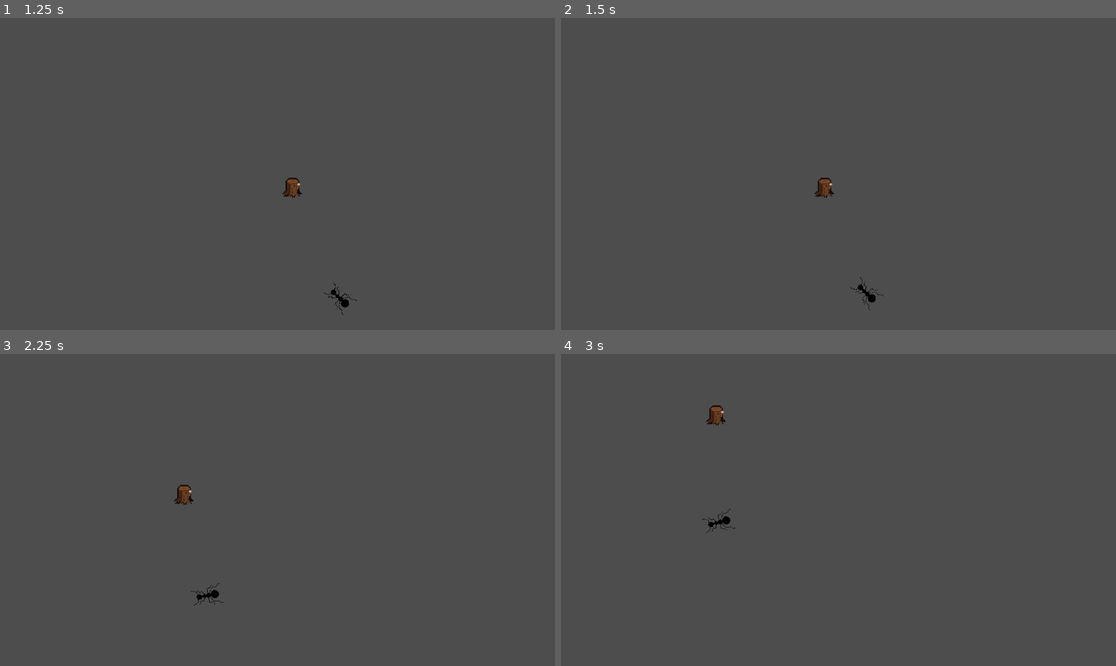
Above: before the commit, frames 1-4 (two rows, left to right).
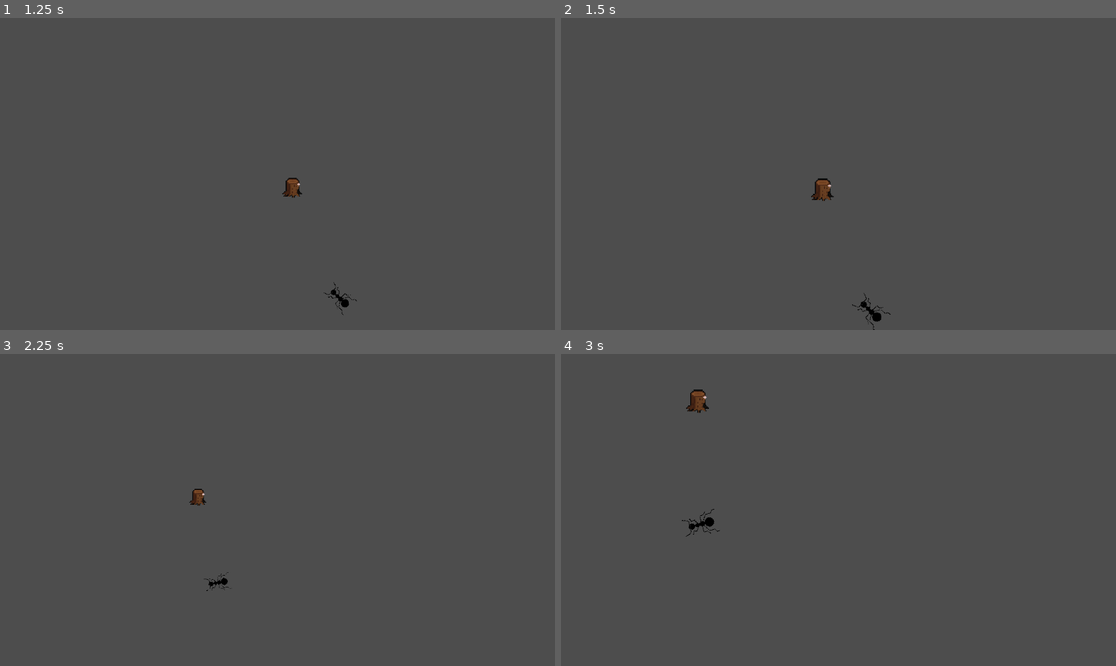
Above: after the commit, the same moments.

Repository: lotuscramoisi/Croumis
Game: Godot game, scene res://scene/main_menu.tscn
The game is run twice, just before and just after one commit, with the same random seed, the same clock (stepped at 60 frames per second) and the same inputs.
Inputs (mouse positions are in pixels of both pictures, inside the frame that each line leads up to):
- Up to frame 1 (1.25 s): click "Start Game" at 0.5 s
- Up to frame 2 (1.5 s): tap Enter at 1.25 s; move the mouse to (960, 158) at 1.27 s; hold D (input_right) from 1.28 s (still down); tap Mouse wheel down (input_scroll_down, bound only after the c… at 1.35 s
- Up to frame 3 (2.25 s): tap Mouse wheel up (input_scroll_up, bound only after the commi… at 1.55, 2.1 s; move the mouse to (166, 525) at 2.02 s; release D (input_right) at 2.03 s; hold S (input_down) from 2.03 s (still down)
- Up to frame 4 (3 s): tap Mouse wheel down (input_scroll_down, bound only after the c… at 2.3, 2.85 s; move the mouse to (894, 441) at 2.77 s; release S (input_down) at 2.78 s; hold D (input_right) from 2.78 s (still down)

Frame 1 is identical in both runs. In frame 2, 0.4% of the frame differs, in the area x 45-60%, y 51-100%; in frame 3, 0.4%; in frame 4, 0.5%, in the area x 21-32%, y 11-59%.

Commit message:
camera zoom

Diff:
--- a/code/character_body_2d.gd
+++ b/code/character_body_2d.gd
@@ -3,6 +3,11 @@
 
 const SPEED = 300.0
 
+var zoom_minimum  = Vector2(.500001, .500001)
+var zoom_maximum  = Vector2(4.5000001, 4.5000001)
+var zoom_speed = Vector2(.1500001, .1500001)
+
+@onready var camera = $Camera2D
 
 func _physics_process(delta: float) -> void:
 
@@ -23,3 +28,13 @@
 		velocity.y = move_toward(velocity.x, 0, SPEED)
 
 	move_and_slide()
+
+func _process(delta: float) -> void:
+	if Input.is_action_just_pressed("input_scroll_down"):
+		if camera.zoom < zoom_maximum:
+					camera.zoom += zoom_speed
+					pass
+	elif Input.is_action_just_pressed("input_scroll_up"):
+		if camera.zoom > zoom_minimum:
+					camera.zoom -= zoom_speed
+					pass
--- a/project.godot
+++ b/project.godot
@@ -41,6 +41,16 @@
 "events": [Object(InputEventKey,"resource_local_to_scene":false,"resource_name":"","device":0,"window_id":0,"alt_presse …(189 unchanged characters)…
 ]
 }
+input_scroll_up={
+"deadzone": 0.5,
+"events": [Object(InputEventMouseButton,"resource_local_to_scene":false,"resource_name":"","device":-1,"window_id":0,"alt_pressed":false,"shift_pressed":false,"ctrl_pressed":false,"meta_pressed":false,"button_mask":0,"position":Vector2(0, 0),"global_position":Vector2(0, 0),"factor":1.0,"button_index":4,"canceled":false,"pressed":false,"double_click":false,"script":null)
+]
+}
+input_scroll_down={
+"deadzone": 0.5,
+"events": [Object(InputEventMouseButton,"resource_local_to_scene":false,"resource_name":"","device":-1,"window_id":0,"alt_pressed":false,"shift_pressed":false,"ctrl_pressed":false,"meta_pressed":false,"button_mask":0,"position":Vector2(0, 0),"global_position":Vector2(0, 0),"factor":1.0,"button_index":5,"canceled":false,"pressed":false,"double_click":false,"script":null)
+]
+}
 
 [rendering]
 
--- a/scene/main_menu.tscn
+++ b/scene/main_menu.tscn
@@ -1,6 +1,6 @@
 [gd_scene load_steps=4 format=3 uid="uid://p1q4y84msw4c"]
 
-[ext_resource type="Script" path="res://main_menu.gd" id="1_v77fq"]
+[ext_resource type="Script" path="res://code/main_menu.gd" id="1_v77fq"]
 [ext_resource type="Texture2D" uid="uid://dt7pjudo6ojlf" path="res://assets/fourmis-disperse-graines.jpeg" id="2_nhweu"]
 
 [sub_resource type="SystemFont" id="SystemFont_se54k"]
Renamed: main_menu.gd -> code/main_menu.gd
